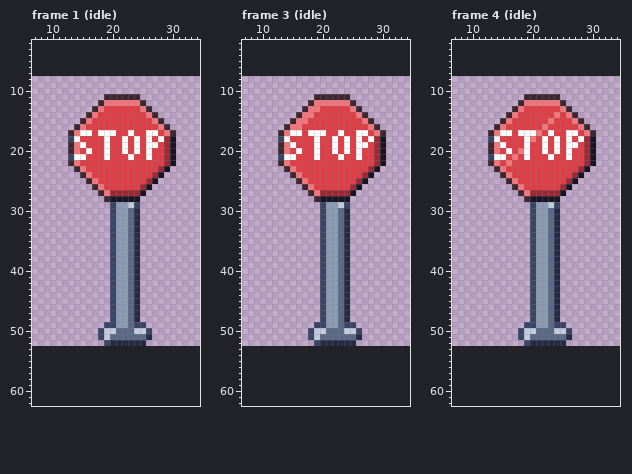
Two states of a pixel-art file, art/depths/stop-sign@75.aseprite. The picture above is the old version.
30x45 pixels, 4 frames. Shown: frame 1 (idle): x 7..34, y 2..62; frame 3 (idle): x 7..34, y 2..62; frame 4 (idle): x 7..34, y 2..62. The old version is drawn lined up with the new one, on the new canvas. The commit also changed other frames, which this record leaves out.
Once edited:
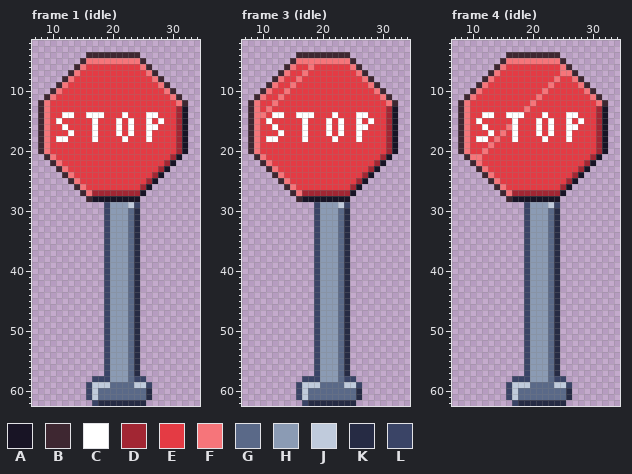
Palette (. is transparent): A #181425  B #3e2731  C #ffffff  D #a22633  E #e43b44  F #f6757a  G #5a6988  H #8b9bb4  J #c0cbdc  K #262b44  L #3a4466
Diff:
canvas 30x45 -> 42x63, the old top-left corner now at 7,8
Changed rows in their new state; - is an unchanged pixel.
Frame 1 (idle):
first column x 8:
 4 --------BBBBBBBBB--------
 5 -------BFFFFFFFFFB-------
 6 ------BFEEEEEEEEEFB------
 7 -----BFEEEEEEEEEEEFB-----
 8 ----BFEEEEEEEEEEEEEFB----
 9 ---BFEEEEEEEEEEEEEEEFB---
10 --BFEEEEEEEEEEEEEEEEEFB--
11 -BFEEEEEEEEEEEEEEEEEEEFB-
12 BFEEEEEEEEEEEEEEEEEEEEEFB
13 BFEEEEEEEEE------EEEEEEDA
14 BFEECCEECCC---C---CCEEEDA
15 BFECEEEEEC---C-C--CECEEDA
16 BFEECEEE-C---C-C--CCEEEDA
17 BFEEECEEECEEEC-----E-EEDA
18 BFECCEE--C-E----E---EEEDA
19 BFEEEEEE---E--E-E-EE-EEDA
20 BFEEEEE-E--E--E-E-E--EEDA
21 -BFEEEEE---E---E--E--EDA-
22 --BFEEE------------------
23 ---BFEEE-----------------
24 ----BFEEE----------------
25 -----BFEEE---------------
26 ------BFEEE--------------
27 -------BFDDD-------------
28 --------BAAA-------------
29 -----------LH------------
30 -----------LH------------
31 -----------LH------------
32 -----------LH------------
33 -----------LH------------
34 -----------LH------------
35 -----------LH------------
36 -----------LH------------
37 -----------LH------------
38 -----------LH------------
39 -----------LH------------
40 -----------LH------------
41 -----------LH------------
42 -----------LH------------
43 -----------LH------------
44 -----------LH------------
45 -----------LH------------
46 -----------LH------------
47 -----------LH------------
48 -----------LH------------
49 ------------H---K.-------
50 ----------.LHHH-K..------
51 ----------.LHHH-K..------
52 ------------HHHG-.-------
53 -----------LHHHGK--------
54 -----------LHHHGK--------
55 -----------LHHHGK--------
56 -----------LHHHGK--------
57 -----------LHHHGK--------
58 ---------LLLHHHGLL-------
59 --------LJJJGGGGJJL------
60 --------LJGGGGGGGGK------
61 --------LJGGGGGGGGK------
62 ---------LKKKKKKKK-------
Frame 3 (idle):
first column x 8:
 4 --------BBBBBBBBB--------
 5 -------BFFFFFFFFFB-------
 6 ------BFEEFEEEEEEFB------
 7 -----BFEEFEEEEEEEEFB-----
 8 ----BFEEFEEEEEEEEEEFB----
 9 ---BFEEFEEEEEEEEEEEEFB---
10 --BFEEFEEEEEEEEEEEEEEFB--
11 -BFEEFEEEEEEEEEEEEEEEEFB-
12 BFEEFEEEEEEEEEEEEEEEEEEFB
13 BFEFEEEEEEEE-----EEEEEEDA
14 BFFECCEECCC---C---CCEEEDA
15 BFECEEEEEC---C-C--CECEEDA
16 BFEECEEEEC---C-C--CCEEEDA
17 BFEEECEEECEEEC-----E-EEDA
18 BFECCEE--C-E----E---EEEDA
19 BFEEEEEE---E--E-E-EE-EEDA
20 BFEEEEE-E--E--E-E-E--EEDA
21 -BFEEEEE---E---E--E--EDA-
22 --BFEEE------------------
23 ---BFEEE-----------------
24 ----BFEEE----------------
25 -----BFEEE---------------
26 ------BFEEE--------------
27 -------BFDDD-------------
28 --------BAAA-------------
29 -----------LH------------
30 -----------LH------------
31 -----------LH------------
32 -----------LH------------
33 -----------LH------------
34 -----------LH------------
35 -----------LH------------
36 -----------LH------------
37 -----------LH------------
38 -----------LH------------
39 -----------LH------------
40 -----------LH------------
41 -----------LH------------
42 -----------LH------------
43 -----------LH------------
44 -----------LH------------
45 -----------LH------------
46 -----------LH------------
47 -----------LH------------
48 -----------LH------------
49 ------------H---K.-------
50 ----------.LHHH-K..------
51 ----------.LHHH-K..------
52 ------------HHHG-.-------
53 -----------LHHHGK--------
54 -----------LHHHGK--------
55 -----------LHHHGK--------
56 -----------LHHHGK--------
57 -----------LHHHGK--------
58 ---------LLLHHHGLL-------
59 --------LJJJGGGGJJL------
60 --------LJGGGGGGGGK------
61 --------LJGGGGGGGGK------
62 ---------LKKKKKKKK-------
Frame 4 (idle):
first column x 8:
 4 --------BBBBBBBBB--------
 5 -------BFFFFFFFFFB-------
 6 ------BFEEEEEEEEEFB------
 7 -----BFEEEEEEEEEEFFB-----
 8 ----BFEEEEEEEEEEFEEFB----
 9 ---BFEEEEEEEEEEFEEEEFB---
10 --BFEEEEEEEEEEFEEEEEEFB--
11 -BFEEEEEEEEEEFEEEEEEEEFB-
12 BFEEEEEEEEEE-EEEEEEEEEEFB
13 BFEEEEEEEEEF-----EEEEEEDA
14 BFEECCEECCC---C-E-CCEEEDA
15 BFECEEEEEC---C-C--CECEEDA
16 BFEECEEEFC---CEC--CCEEEDA
17 BFEEECEFECEEEC-----E-EEDA
18 BFECCEF--C-EE---E---EEEDA
19 BFEEEFEE---E--E-E-EE-EEDA
20 BFEEFEE-E-EE--E-E-E--EEDA
21 -BFFEEEE-E-E---E--E--EDA-
22 --BFEEE-E----------------
23 ---BFEEE-----------------
24 ----BFEEE----------------
25 -----BFEEE---------------
26 ------BFEEE--------------
27 -------BFDDD-------------
28 --------BAAA-------------
29 -----------LH------------
30 -----------LH------------
31 -----------LH------------
32 -----------LH------------
33 -----------LH------------
34 -----------LH------------
35 -----------LH------------
36 -----------LH------------
37 -----------LH------------
38 -----------LH------------
39 -----------LH------------
40 -----------LH------------
41 -----------LH------------
42 -----------LH------------
43 -----------LH------------
44 -----------LH------------
45 -----------LH------------
46 -----------LH------------
47 -----------LH------------
48 -----------LH------------
49 ------------H---K.-------
50 ----------.LHHH-K..------
51 ----------.LHHH-K..------
52 ------------HHHG-.-------
53 -----------LHHHGK--------
54 -----------LHHHGK--------
55 -----------LHHHGK--------
56 -----------LHHHGK--------
57 -----------LHHHGK--------
58 ---------LLLHHHGLL-------
59 --------LJJJGGGGJJL------
60 --------LJGGGGGGGGK------
61 --------LJGGGGGGGGK------
62 ---------LKKKKKKKK-------
Boxes around the changes in both pictures, in picture pixels (x1, y1, x2, y2):
changed: (38, 52, 188, 406)
changed: (248, 52, 398, 406)
changed: (458, 52, 608, 406)
